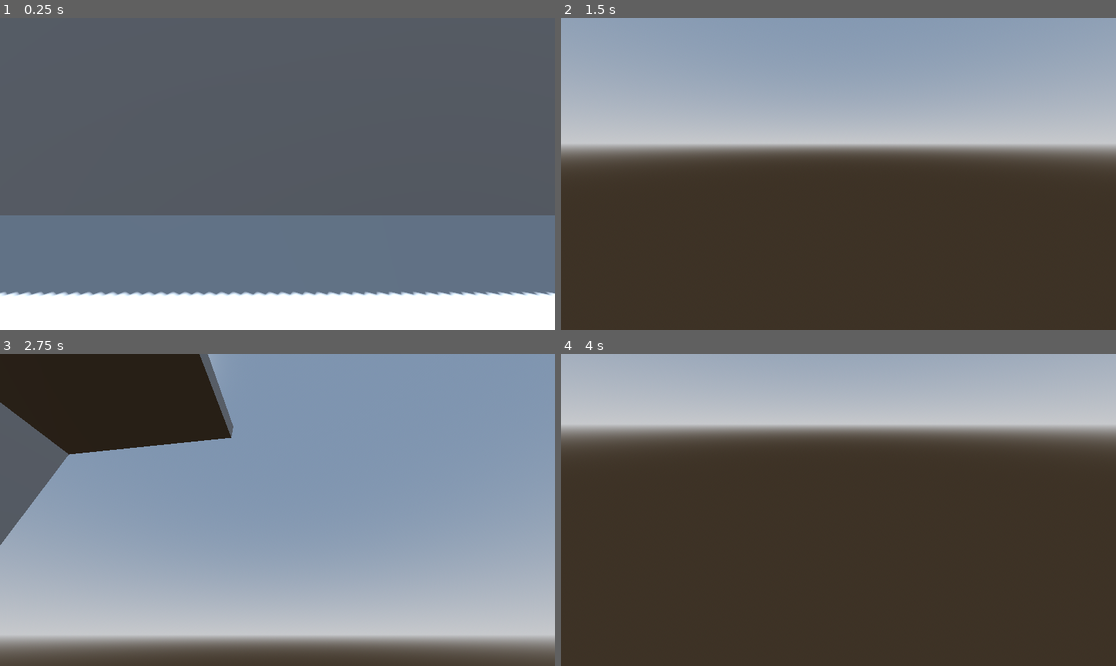
Above: before the commit, frames 1-4 (two rows, left to right).
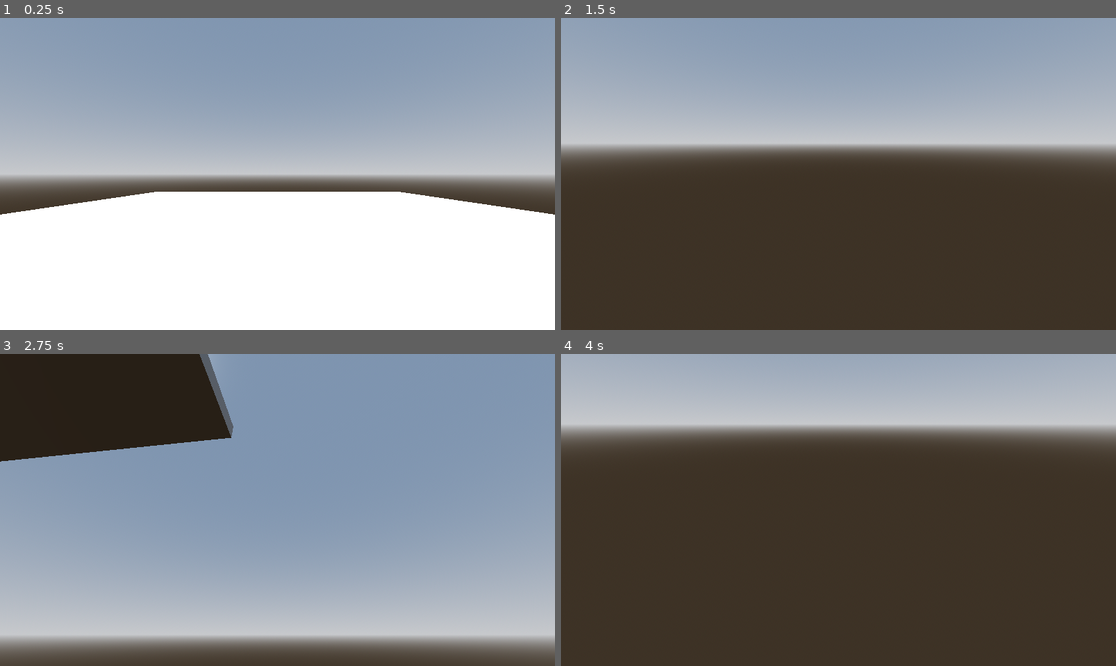
Above: after the commit, the same moments.

Repository: fkeyzuwu/godot-3d-starter-project
Game: Godot game, scene res://world.tscn
The game is run twice, just before and just after one commit, with the same random seed, the same clock (stepped at 60 frames per second) and the same inputs.
Inputs (mouse positions are in pixels of both pictures, inside the frame that each line leads up to):
- Up to frame 1 (0.25 s): no input
- Up to frame 2 (1.5 s): move the mouse to (866, 174) at 0.52 s; press the mouse at (866, 174) at 0.53 s; hold W (forward) from 0.53 s (still down); tap Space (jump) at 0.77, 0.8, 1.07, 1.35 s; tap Enter at 1.25 s; move the mouse to (810, 174) at 1.27 s; release the mouse at (810, 174) at 1.28 s
- Up to frame 3 (2.75 s): keep holding W (forward); tap Space (jump) at 1.52, 1.82, 2, 2.3 s; click (249, 510) at 1.55 s; move the mouse to (288, 503) at 2.02 s; press the mouse at (288, 503) at 2.03 s
- Up to frame 4 (4 s): keep holding W (forward); move the mouse to (832, 516) at 2.77 s; release the mouse at (832, 516) at 2.78 s; click (832, 516) at 2.85 s; tap Space (jump) at 3.02, 3.32, 3.6, 3.77 s; tap Enter at 3.5 s; move the mouse to (877, 513) at 3.52 s

The runs differ from the first frame. In frame 1, 88% of the frame differs, in the area x 0-100%, y 0-90%; in frame 2, nothing differs; in frame 3, 2.9%; in frame 4, nothing differs.

Commit message:
accidently made it into another project

Diff:
--- a/player.gd
+++ b/player.gd
@@ -3,7 +3,6 @@
 const SPEED = 5.0
 const JUMP_VELOCITY = 3.5
 
-# Get the gravity from the project settings to be synced with RigidBody nodes.
 var gravity: float = ProjectSettings.get_setting("physics/3d/default_gravity")
 
 var mouse_sensitivity := 3.0
@@ -21,26 +20,14 @@
 		camera.global_rotation.x -= event.relative.y * delta * mouse_sensitivity
 	elif event.is_action_pressed("quit"):
 		get_tree().quit()
-	elif event.is_action_pressed("shoot"):
-		if shoot_raycast.is_colliding():
-			var collision_point = shoot_raycast.get_collision_point()
-			var collision_normal = shoot_raycast.get_collision_normal()
-			# create portal at collision point
-			print("hit")
-		else:
-			print("didn't hit")
 
 func _physics_process(delta: float) -> void:
-	# Add the gravity.
 	if not is_on_floor():
 		velocity.y -= gravity * delta
 
-	# Handle jump.
 	if Input.is_action_just_pressed("jump") and is_on_floor():
 		velocity.y = JUMP_VELOCITY
 
-	# Get the input direction and handle the movement/deceleration.
-	# As good practice, you should replace UI actions with custom gameplay actions.
 	var input_dir := Input.get_vector("left", "right", "forward", "back")
 	var direction := (transform.basis * Vector3(input_dir.x, 0, input_dir.y)).normalized()
 	if direction:
--- a/project.godot
+++ b/project.godot
@@ -10,41 +10,41 @@
 
 [application]
 
-config/name="portal"
+config/name="3DStarterProject"
 run/main_scene="res://world.tscn"
-config/features=PackedStringArray("4.2", "GL Compatibility")
+config/features=PackedStringArray("4.3", "GL Compatibility")
 config/icon="res://icon.svg"
 
 [input]
 
 jump={
 "deadzone": 0.5,
-"events": [Object(InputEventKey,"resource_local_to_scene":fa …(171 unchanged characters)… keycode":32,"key_label":0,"unicode":32,"echo":false,"script":null)
+"events": [Object(InputEventKey,"resource_local_to_scene":fa …(171 unchanged characters)… keycode":32,"key_label":0,"unicode":32,"location":0,"echo":false,"script":null)
 ]
 }
 right={
 "deadzone": 0.5,
-"events": [Object(InputEventKey,"resource_local_to_scene":fa …(172 unchanged characters)… eycode":68,"key_label":0,"unicode":100,"echo":false,"script":null)
+"events": [Object(InputEventKey,"resource_local_to_scene":fa …(172 unchanged characters)… eycode":68,"key_label":0,"unicode":100,"location":0,"echo":false,"script":null)
 ]
 }
 left={
 "deadzone": 0.5,
-"events": [Object(InputEventKey,"resource_local_to_scene":fa …(171 unchanged characters)… keycode":65,"key_label":0,"unicode":97,"echo":false,"script":null)
+"events": [Object(InputEventKey,"resource_local_to_scene":fa …(171 unchanged characters)… keycode":65,"key_label":0,"unicode":97,"location":0,"echo":false,"script":null)
 ]
 }
 forward={
 "deadzone": 0.5,
-"events": [Object(InputEventKey,"resource_local_to_scene":fa …(172 unchanged characters)… eycode":87,"key_label":0,"unicode":119,"echo":false,"script":null)
+"events": [Object(InputEventKey,"resource_local_to_scene":fa …(172 unchanged characters)… eycode":87,"key_label":0,"unicode":119,"location":0,"echo":false,"script":null)
 ]
 }
 back={
 "deadzone": 0.5,
-"events": [Object(InputEventKey,"resource_local_to_scene":fa …(172 unchanged characters)… eycode":83,"key_label":0,"unicode":115,"echo":false,"script":null)
+"events": [Object(InputEventKey,"resource_local_to_scene":fa …(172 unchanged characters)… eycode":83,"key_label":0,"unicode":115,"location":0,"echo":false,"script":null)
 ]
 }
 quit={
 "deadzone": 0.5,
-"events": [Object(InputEventKey,"resource_local_to_scene":fa …(175 unchanged characters)… ode":4194305,"key_label":0,"unicode":0,"echo":false,"script":null)
+"events": [Object(InputEventKey,"resource_local_to_scene":fa …(175 unchanged characters)… ode":4194305,"key_label":0,"unicode":0,"location":0,"echo":false,"script":null)
 ]
 }
 shoot={
--- a/world.tscn
+++ b/world.tscn
@@ -39,16 +39,5 @@
 [node name="CollisionShape3D" type="CollisionShape3D" parent="Ground"]
 shape = SubResource("BoxShape3D_jjw70")
 
-[node name="Ground2" type="StaticBody3D" parent="."]
-transform = Transform3D(1, 0, 0, 0, -4.37114e-08, -1, 0, 1, -4.37114e-08, 0, 0, -0.962923)
-collision_layer = 2
-
-[node name="MeshInstance3D" type="MeshInstance3D" parent="Ground2"]
-mesh = SubResource("BoxMesh_00c3b")
-skeleton = NodePath("")
-
-[node name="CollisionShape3D" type="CollisionShape3D" parent="Ground2"]
-shape = SubResource("BoxShape3D_jjw70")
-
 [node name="Player" parent="." instance=ExtResource("1_l6kn1")]
 transform = Transform3D(1, 0, 0, 0, 1, 0, 0, 0, 1, 0, 1.97078, 6.67459)
